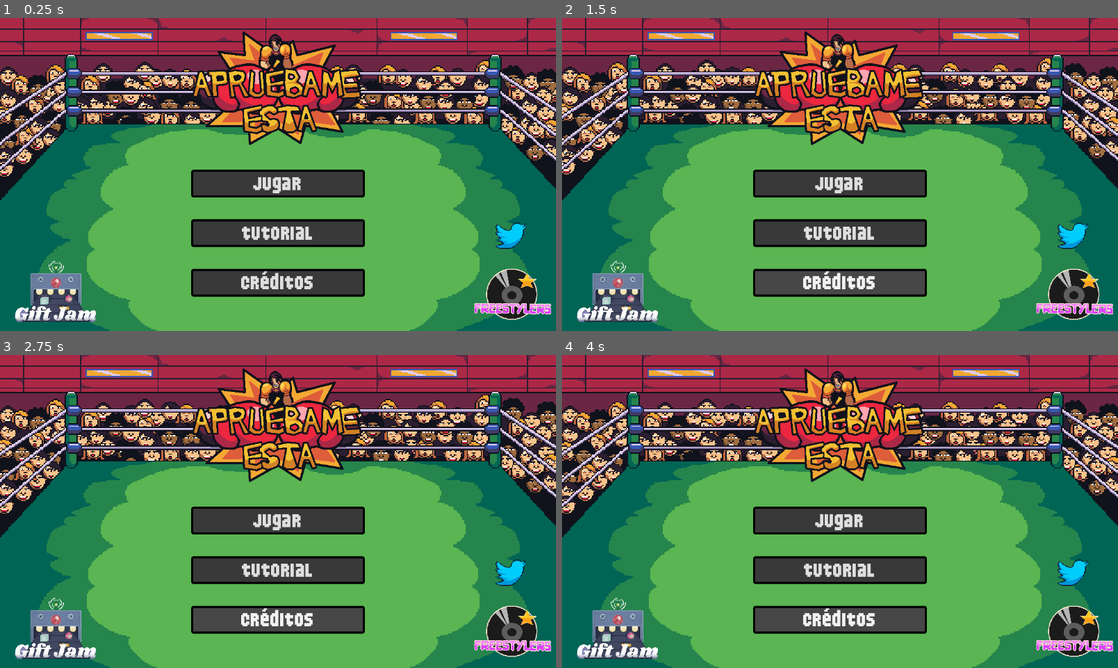
Above: before the commit, frames 1-4 (two rows, left to right).
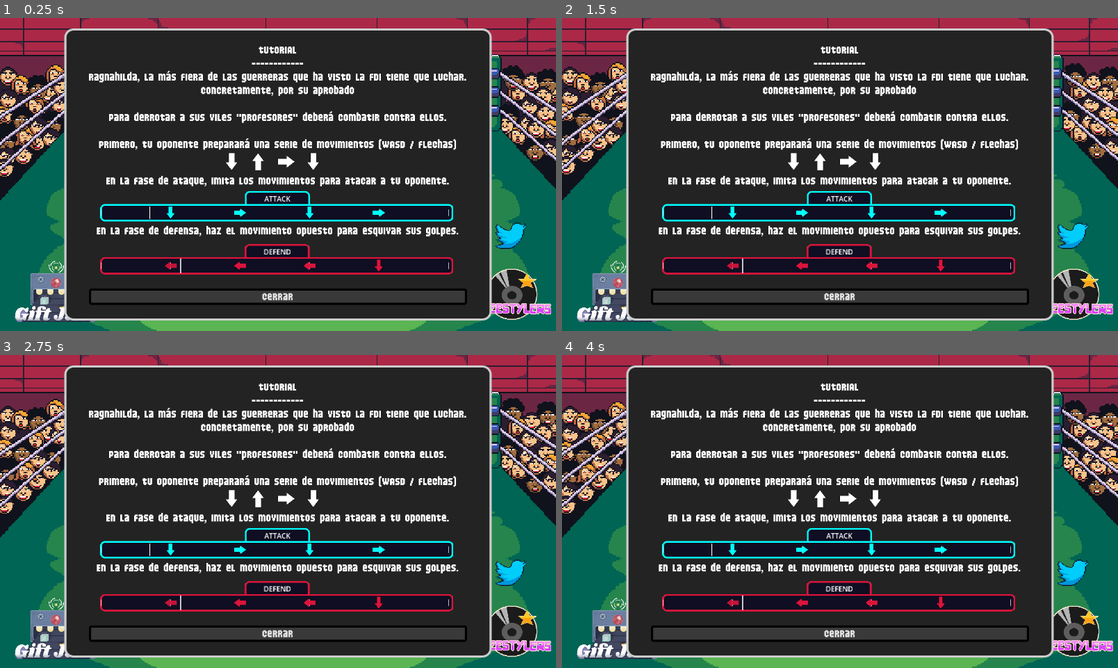
Above: after the commit, the same moments.

Repository: freesstylers/GiftJam2324
Game: Godot game, scene res://Scenes/SceneManager/SceneManager.tscn
The game is run twice, just before and just after one commit, with the same random seed, the same clock (stepped at 60 frames per second) and the same inputs. The engine's default icon, where the game draws it, is replaced by a stand-in: a white triangle on a blue panel in a dark square.
Inputs:
- Up to frame 1 (0.25 s): no input
- Up to frame 2 (1.5 s): click "Jugar" at 0.5 s; click "Cerrar" (after the commit: "Jugar") at 1.25 s
- Up to frame 3 (2.75 s): tap Enter (ui_accept) at 2, 2.27 s; hold Right (input_right) from 2.03 s (still down)
- Up to frame 4 (4 s): release Right (input_right) at 2.78 s; hold Down (input_down) 2.78-3.53 s; tap Enter (ui_accept) at 3.02 s; hold Right (input_right) from 3.53 s (still down)

The runs differ from the first frame. In frame 1, 61% of the frame differs, in the area x 11-89%, y 3-97%; in frame 2, 62%; in frame 3, 62%; in frame 4, 62%.

Commit message:
update tutorial

Diff:
--- a/Scenes/MainMenu.tscn
+++ b/Scenes/MainMenu.tscn
@@ -208,7 +208,6 @@
 text = "Cerrar"
 
 [node name="tutorial" type="Panel" parent="."]
-visible = false
 layout_mode = 2
 offset_left = 148.0
 offset_top = 24.0
@@ -240,7 +239,7 @@
 
 Para derrotar a sus viles \"profesores\" deberá combatir contra ellos.
 
-Primero, tu oponente preparará una serie de movimientos (flechas)"
+Primero, tu oponente preparará una serie de movimientos (WASD / flechas)"
 horizontal_alignment = 1
 vertical_alignment = 1
 
